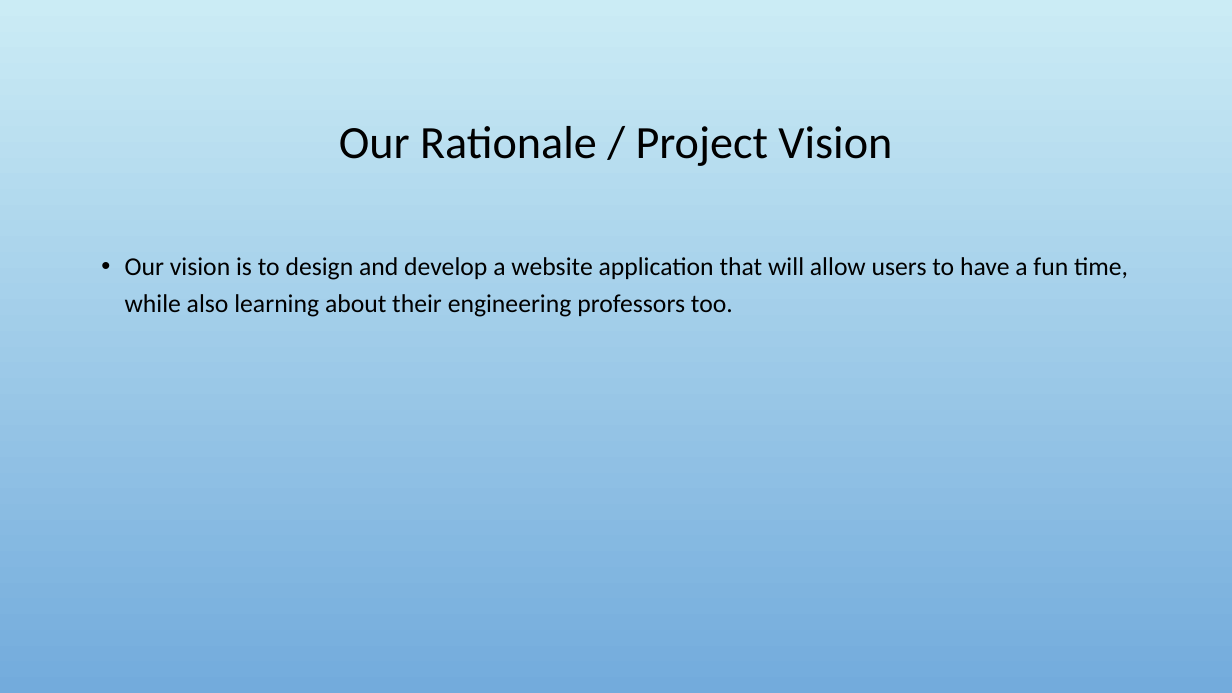
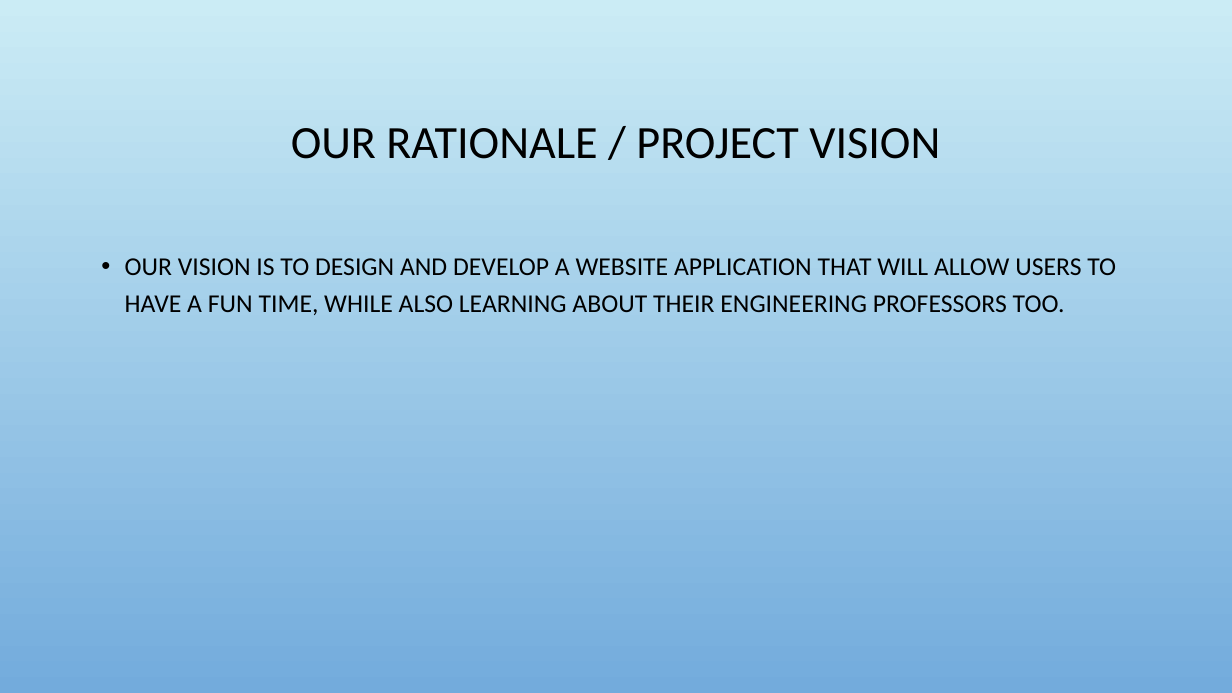
Before and after one commit to Jacobchapman99/ENSE-374-Group07-Project, a slide deck: slide 4 of Milestone4/Milestone 4.ppt. Drawn at 1232x693 pixels with LibreOffice and Linux fonts; fonts in the diff are those of the drawing; background and template pictures are left out. Boxes give left, top, right and bottom in pixels: in the first picture for what was removed or moved away, otherwise in the second. Text is boxed around its words. In the diff, an @@ line names an element or a change of style, - is before the commit and + after.

```diff
--- a/Milestone4/Milestone 4.ppt
+++ b/Milestone4/Milestone 4.ppt
@@ title at (x1=291, y1=128, x2=940, y2=159): text changed @@
-Our Rationale / Project Vision
+OUR RATIONALE / PROJECT VISION
@@ text at (x1=125, y1=258, x2=1116, y2=315): text changed @@
-• Our vision is to design and develop a website application that will allow users to have a fun time, while also learning about their engineering professors too.
+• OUR VISION IS TO DESIGN AND DEVELOP A WEBSITE APPLICATION THAT WILL ALLOW USERS TO HAVE A FUN TIME, WHILE ALSO LEARNING ABOUT THEIR ENGINEERING PROFESSORS TOO.
```
Also in this commit, not shown: 18 other slides changed.
